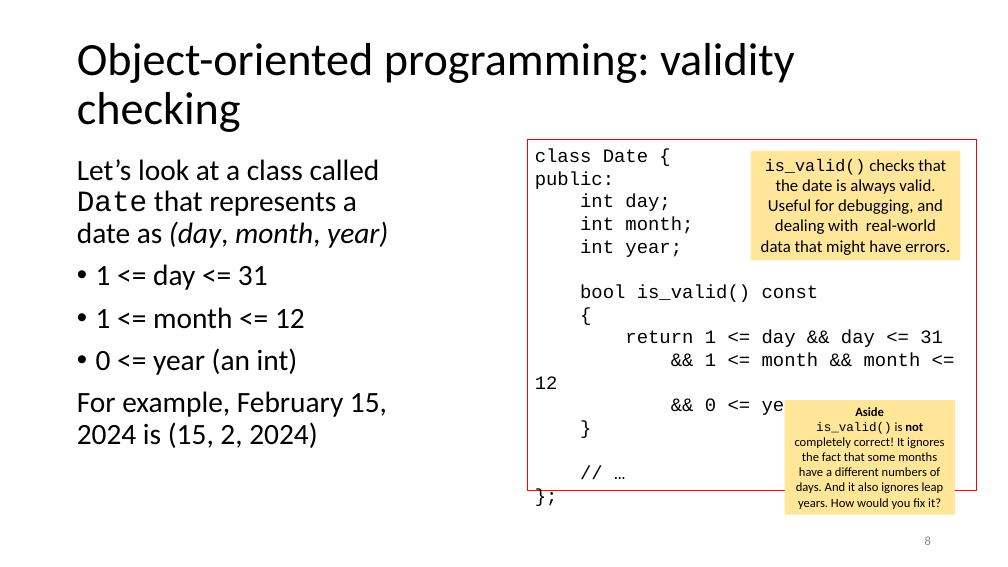
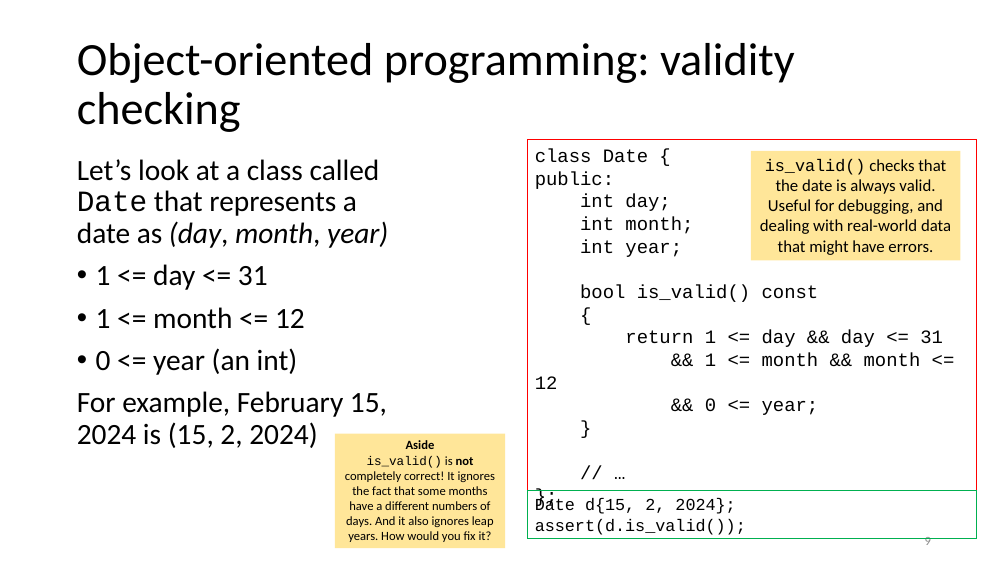
Before and after one commit to tjd1234/cmpt135spring2024, a slide deck: slide 9 of sample_code/week5/week5_cmpt135.pptx (slide 8 before the commit). Drawn at 1008x567 pixels with LibreOffice and Linux fonts; fonts in the diff are those of the drawing. Boxes give left, top, right and bottom in pixels: in the first picture for what was removed or moved away, otherwise in the second. Text is boxed around its words. In the diff, an @@ line names an element or a change of style, - is before the commit and + after.

```diff
--- a/sample_code/week5/week5_cmpt135.pptx
+++ b/sample_code/week5/week5_cmpt135.pptx
@@ rectangle "Aside is_valid() is not completely ...": place and size @@
-rectangle "Aside is_valid() is not completely ..." at box(785, 400, 955, 514)
+rectangle "Aside is_valid() is not completely ..." at box(335, 434, 505, 548)
@@ rectangle added at box(528, 491, 977, 539), outline #00B050 0.75 pt, 16 pt, text #000000 @@
+Date d{15, 2, 2024};
+assert(d.is_valid());
@@ page number at box(925, 537, 931, 545): text changed @@
-8
+9
```
Also in this commit, not shown: 19 other slides changed, 6 slides added, 2 other files.
